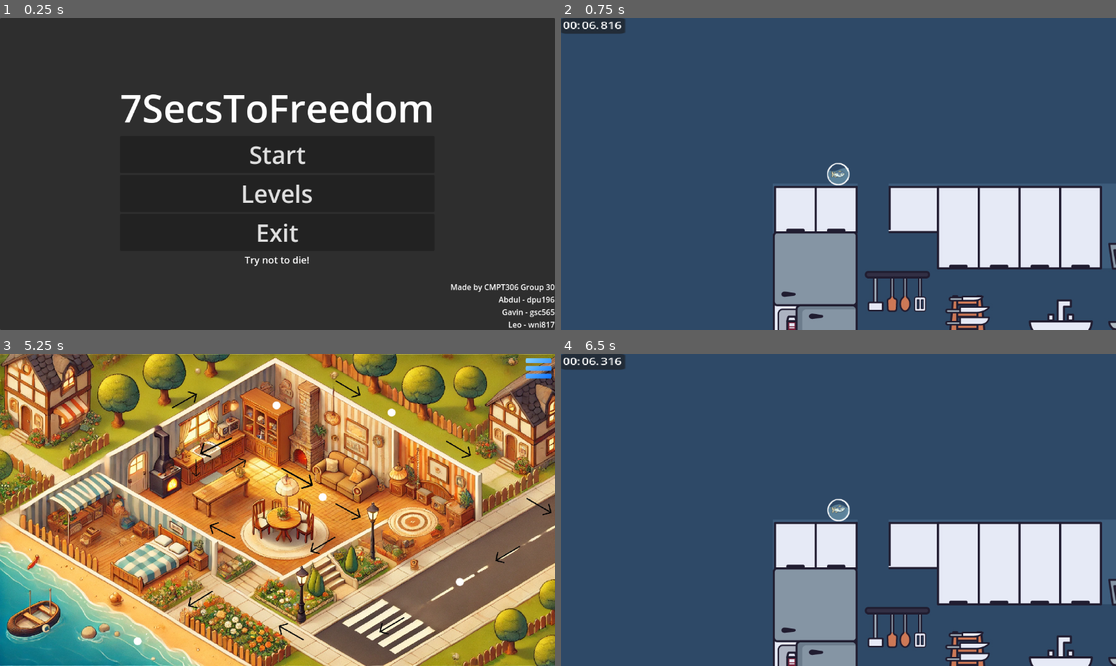
Above: before the commit, frames 1-4 (two rows, left to right).
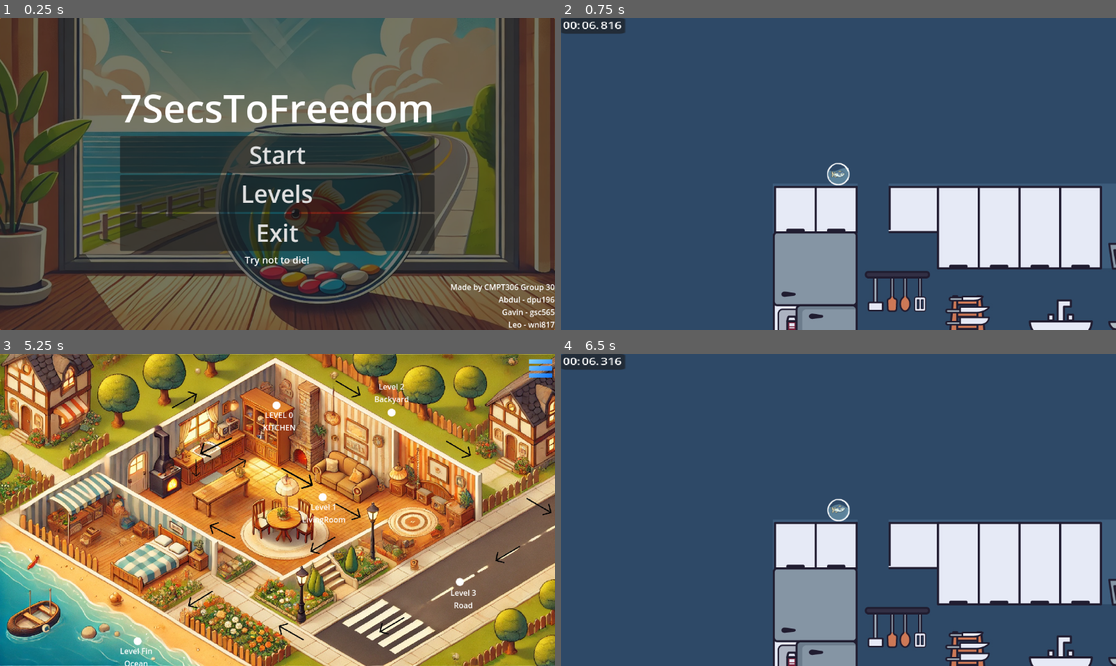
Above: after the commit, the same moments.

Repository: remker1/7SecsToFreedom
Game: Godot game, scene res://Scenes/main.tscn
Same seed, same stepped clock (60 frames per second), same inputs: the game is played once before the commit and once after it.
Inputs (mouse positions are in pixels of both pictures, inside the frame that each line leads up to):
- Up to frame 1 (0.25 s): no input
- Up to frame 2 (0.75 s): click "Start" at 0.5 s
- Up to frame 3 (5.25 s): tap Enter (ui_accept) at 1.25, 1.52, 2.27, 4.52 s; hold Right (ui_right) 1.28-2.75 s; click "Start" at 2.75 s; hold Left (ui_left) 3.53-4.28 s; hold Right (ui_right) 4.28-5 s; click "Levels" at 5 s
- Up to frame 4 (6.5 s): click (882, 497) at 5.75 s

The runs differ from the first frame. In frame 1, 67% of the frame differs, in the area x 0-100%, y 0-100%; in frame 2, nothing differs; in frame 3, 0.6%; in frame 4, nothing differs.

Commit message:
Added background images for main and end menu. total Death and total Time are added, but not configured.

Diff:
--- a/level-1/Scenes/main.tscn
+++ b/level-1/Scenes/main.tscn
@@ -1,8 +1,10 @@
-[gd_scene load_steps=7 format=3 uid="uid://b88y6pjab26jk"]
+[gd_scene load_steps=9 format=3 uid="uid://b88y6pjab26jk"]
 
 [ext_resource type="Script" path="res://Scripts/ui_manager.gd" id="1_a2t6h"]
+[ext_resource type="Texture2D" uid="uid://djwna84tm8hf8" path="res://Assets/MainMenuImage.jpg" id="2_ftfi0"]
 [ext_resource type="Texture2D" uid="uid://bn1qu02fuk23h" path="res://Assets/HomePage.png" id="2_n2mrr"]
 [ext_resource type="Texture2D" uid="uid://wnt4c1u15ory" path="res://Assets/Buttons/ButtonNormal.png" id="3_43uqx"]
+[ext_resource type="Texture2D" uid="uid://dkgwbul2nfmri" path="res://Assets/FinImage.jpg" id="3_pbo60"]
 [ext_resource type="Texture2D" uid="uid://rqbblsxu2gad" path="res://Assets/Buttons/ButtonClicked.png" id="4_0jlap"]
 [ext_resource type="Texture2D" uid="uid://c6wbjdi6fdfxf" path="res://Assets/Buttons/ButtonHovered.png" id="5_rfg6f"]
 [ext_resource type="Texture2D" uid="uid://c5rf6ua7uouf2" path="res://Assets/Buttons/menu (1).png" id="6_hj8lj"]
@@ -21,6 +23,15 @@
 anchor_bottom = 1.0
 grow_horizontal = 2
 grow_vertical = 2
+
+[node name="Background" type="TextureRect" parent="UICanvas/MainMenu"]
+layout_mode = 1
+anchors_preset = 15
+anchor_right = 1.0
+anchor_bottom = 1.0
+grow_horizontal = 2
+grow_vertical = 2
+texture = ExtResource("2_ftfi0")
 
 [node name="Panel" type="Panel" parent="UICanvas/MainMenu"]
 layout_mode = 1
@@ -147,6 +158,15 @@
 grow_horizontal = 2
 grow_vertical = 2
 
+[node name="Background" type="TextureRect" parent="UICanvas/GameOverMenu"]
+layout_mode = 1
+anchors_preset = 15
+anchor_right = 1.0
+anchor_bottom = 1.0
+grow_horizontal = 2
+grow_vertical = 2
+texture = ExtResource("3_pbo60")
+
 [node name="Panel" type="Panel" parent="UICanvas/GameOverMenu"]
 layout_mode = 1
 anchors_preset = 15
@@ -223,6 +243,16 @@
 texture_hover = ExtResource("5_rfg6f")
 stretch_mode = 0
 
+[node name="LevelFin" type="Label" parent="UICanvas/MapMenu"]
+offset_left = 249.0
+offset_top = 605.0
+offset_right = 317.0
+offset_bottom = 654.0
+text = "Level Fin
+Ocean"
+horizontal_alignment = 1
+vertical_alignment = 1
+
 [node name="Level 3 Button" type="TextureButton" parent="UICanvas/MapMenu"]
 offset_left = 946.0
 offset_top = 465.0
@@ -234,6 +264,16 @@
 texture_hover = ExtResource("5_rfg6f")
 stretch_mode = 0
 
+[node name="Level3" type="Label" parent="UICanvas/MapMenu"]
+offset_left = 935.0
+offset_top = 484.0
+offset_right = 989.0
+offset_bottom = 533.0
+text = "Level 3
+Road"
+horizontal_alignment = 1
+vertical_alignment = 1
+
 [node name="Level 2 Button" type="TextureButton" parent="UICanvas/MapMenu"]
 offset_left = 804.0
 offset_top = 113.0
@@ -245,6 +285,16 @@
 texture_hover = ExtResource("5_rfg6f")
 stretch_mode = 0
 
+[node name="Level2" type="Label" parent="UICanvas/MapMenu"]
+offset_left = 777.0
+offset_top = 56.0
+offset_right = 849.0
+offset_bottom = 105.0
+text = "Level 2
+Backyard"
+horizontal_alignment = 1
+vertical_alignment = 1
+
 [node name="Level 1 Button" type="TextureButton" parent="UICanvas/MapMenu"]
 offset_left = 661.0
 offset_top = 289.0
@@ -255,6 +305,16 @@
 texture_pressed = ExtResource("4_0jlap")
 texture_hover = ExtResource("5_rfg6f")
 stretch_mode = 0
+
+[node name="Level1" type="Label" parent="UICanvas/MapMenu"]
+offset_left = 627.0
+offset_top = 306.0
+offset_right = 718.0
+offset_bottom = 355.0
+text = "Level 1
+LivingRoom"
+horizontal_alignment = 1
+vertical_alignment = 1
 
 [node name="Level 0 Button" type="TextureButton" parent="UICanvas/MapMenu"]
 layout_mode = 0
@@ -268,25 +328,43 @@
 texture_hover = ExtResource("5_rfg6f")
 stretch_mode = 0
 
+[node name="Level0" type="Label" parent="UICanvas/MapMenu"]
+layout_mode = 0
+offset_left = 546.0
+offset_top = 115.0
+offset_right = 614.0
+offset_bottom = 164.0
+text = "Level 0
+Kitchen"
+horizontal_alignment = 1
+vertical_alignment = 1
+autowrap_mode = 3
+uppercase = true
+
 [node name="MapMenuButton" type="MenuButton" parent="UICanvas/MapMenu"]
 layout_mode = 1
-anchors_preset = 1
-anchor_left = 1.0
-anchor_right = 1.0
-offset_left = -64.0
-offset_right = 62.0
-offset_bottom = 120.0
-grow_horizontal = 0
-scale = Vector2(0.5, 0.5)
+offset_left = 1096.0
+offset_top = 4.0
+offset_right = 1616.0
+offset_bottom = 524.0
+scale = Vector2(0.1, 0.1)
 icon = ExtResource("6_hj8lj")
 text_overrun_behavior = 1
 clip_text = true
-expand_icon = true
 switch_on_hover = true
 item_count = 2
 popup/item_0/text = "Main Menu"
 popup/item_1/text = "Exit"
 popup/item_1/id = 1
+
+[node name="TotalDeathCount" type="Label" parent="UICanvas/MapMenu"]
+layout_mode = 0
+offset_right = 40.0
+offset_bottom = 23.0
+
+[node name="TotalTimeSpent" type="Label" parent="UICanvas/MapMenu"]
+offset_right = 40.0
+offset_bottom = 23.0
 
 [connection signal="pressed" from="UICanvas/MainMenu/Panel/CenterContainer/VBoxContainer/Start" to="UICanvas" method="_on_start_pressed"]
 [connection signal="pressed" from="UICanvas/MainMenu/Panel/CenterContainer/VBoxContainer/Levels" to="UICanvas" method="_on_levels_pressed"]
Not shown, added: level-1/Assets/BigIdea.png.import
Binary file added: level-1/Assets/FinImage.jpg
Not shown, added: level-1/Assets/FinImage.jpg.import
Not shown, added: level-1/Assets/Fin_Image.png.import
Not shown, added: level-1/Assets/Logo.png.import
Binary file added: level-1/Assets/MainMenuImage.jpg
Not shown, added: level-1/Assets/MainMenuImage.jpg.import
Not shown, added: level-1/Assets/MainMenuImage.png.import
